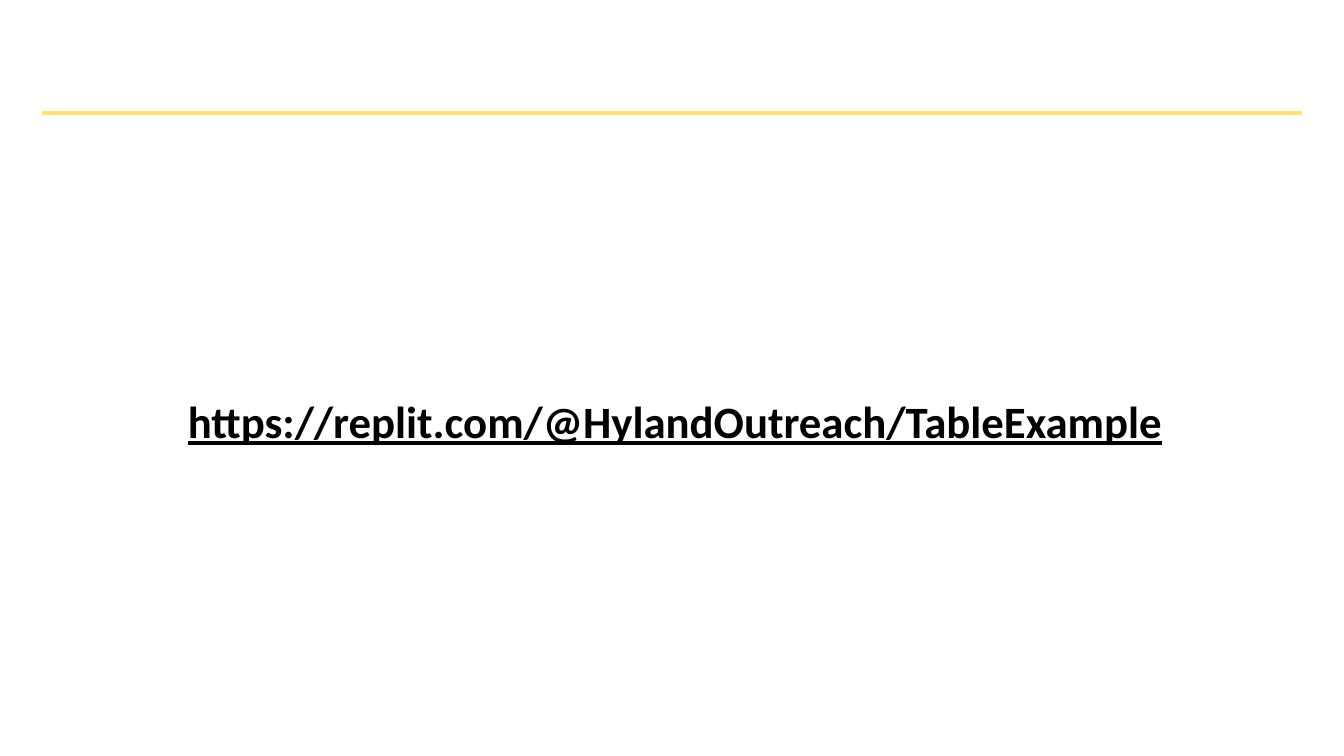
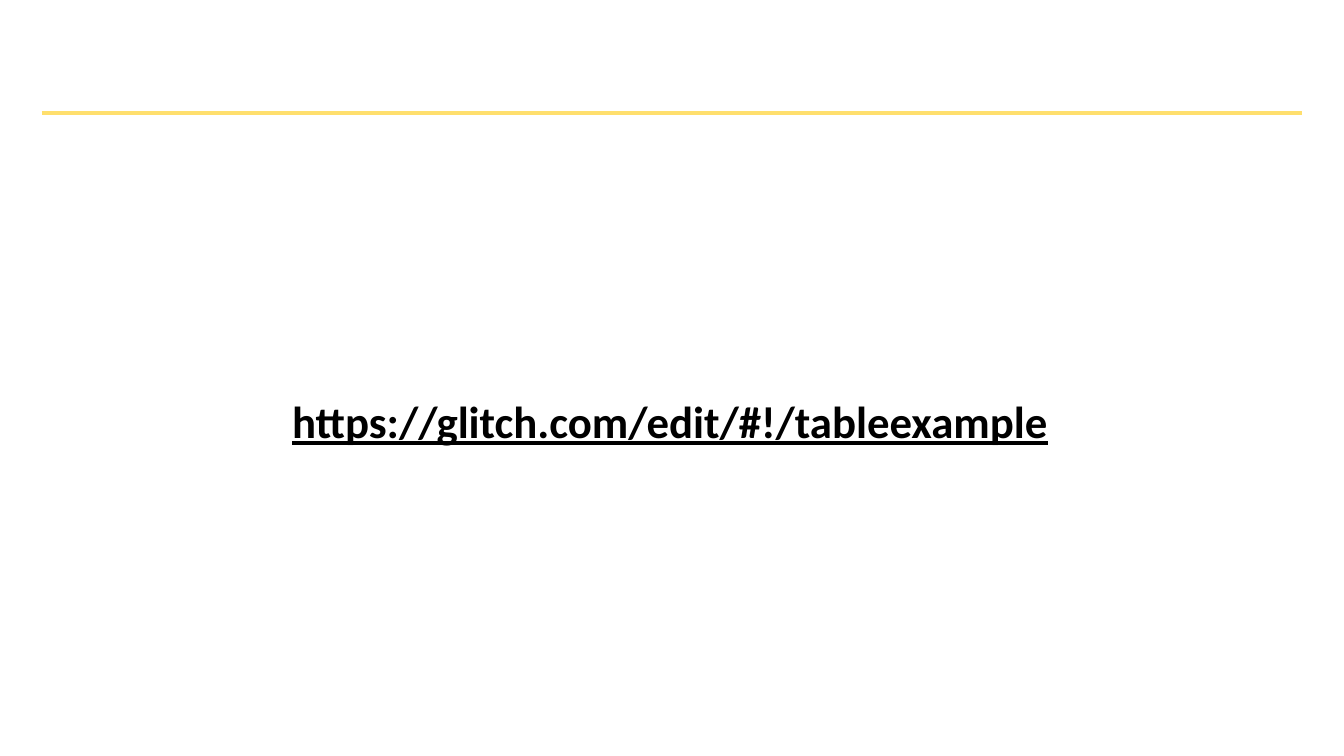
Before and after one commit to hytechclub/web-101, a slide deck: slide 5 of Week04/TablesAndIFrames.pptx. Drawn at 1344x756 pixels with LibreOffice and Linux fonts; fonts in the diff are those of the drawing; background and template pictures are left out. Boxes give left, top, right and bottom in pixels: in the first picture for what was removed or moved away, otherwise in the second. Text is boxed around its words. In the diff, an @@ line names an element or a change of style, - is before the commit and + after.

Commit message:
changed replit links to glitch

```diff
--- a/Week04/TablesAndIFrames.pptx
+++ b/Week04/TablesAndIFrames.pptx
@@ text at box(292, 406, 1047, 446): text changed @@
-https://replit.com/@HylandOutreach/TableExample
+https://glitch.com/edit/#!/tableexample
```
Also in this commit, not shown: 1 other slide changed, 16 other files.
